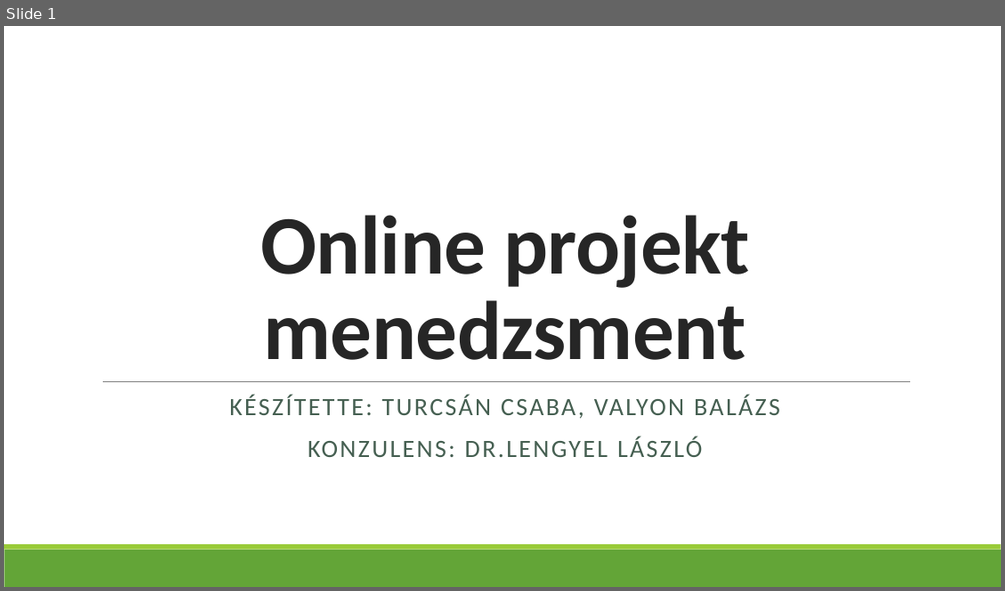
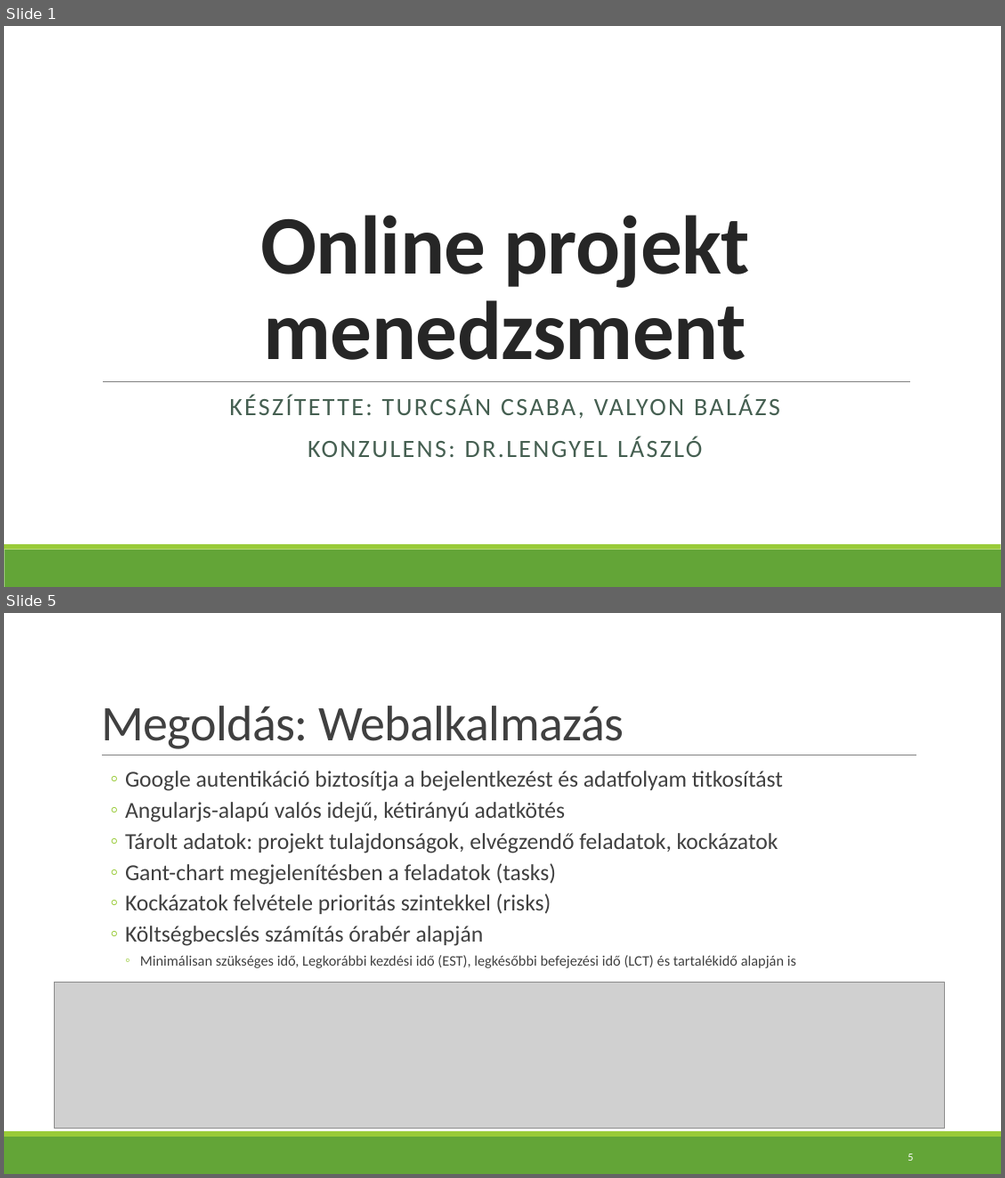
Before and after one commit to valyonbalazs/softarch, a slide deck: specification/prezentacio_v01.pptx. Shown one above the other, each under a label of ours: slide 1 before the commit, slides 1 and 5 after it; the slides between them are not shown. The pictures are 1005x591 and 1005x1178 pixels, drawn with LibreOffice and Linux fonts; fonts in the diff are those of the drawing; grey boxes stand for pictures. Boxes give left, top, right and bottom in pixels: in the first picture for what was removed or moved away, otherwise in the second. Text is boxed around its words. In the diff, an @@ line names an element or a change of style, - is before the commit and + after.

```diff
--- a/specification/prezentacio_v01.pptx
+++ b/specification/prezentacio_v01.pptx
@@ slide 5 added at [4, 613, 1001, 1174], background #FFFFFF; not listed: 2 template elements that a slide beside it also shows @@
@@ title added at [101, 706, 623, 749], 48 pt, text #404040 @@
+Megoldás: Webalkalmazás
@@ line added from (102, 755) to (917, 755), #808080 0.5 pt @@
@@ text added at [125, 771, 796, 968], 22 pt, text #404040 @@
+  ◦ Google autentikáció biztosítja a bejelentkezést és adatfolyam titkosítást
+  ◦ Angularjs-alapú valós idejű, kétirányú adatkötés
+  ◦ Tárolt adatok: projekt tulajdonságok, elvégzendő feladatok, kockázatok
+  ◦ Gant-chart megjelenítésben a feladatok (tasks)
+  ◦ Kockázatok felvétele prioritás szintekkel (risks)
+  ◦ Költségbecslés számítás órabér alapján
+    ◦ Minimálisan szükséges idő, Legkorábbi kezdési idő (EST), legkésőbbi befejezési idő (LCT) és tartalékidő alapján is
@@ picture added at [54, 981, 945, 1128] @@
@@ page number added at [907, 1153, 913, 1160], 10.5 pt, text #FFFFFF @@
+5
```
Also in this commit, not shown: 6 slides changed, 2 other slides added, 3 slides removed.
